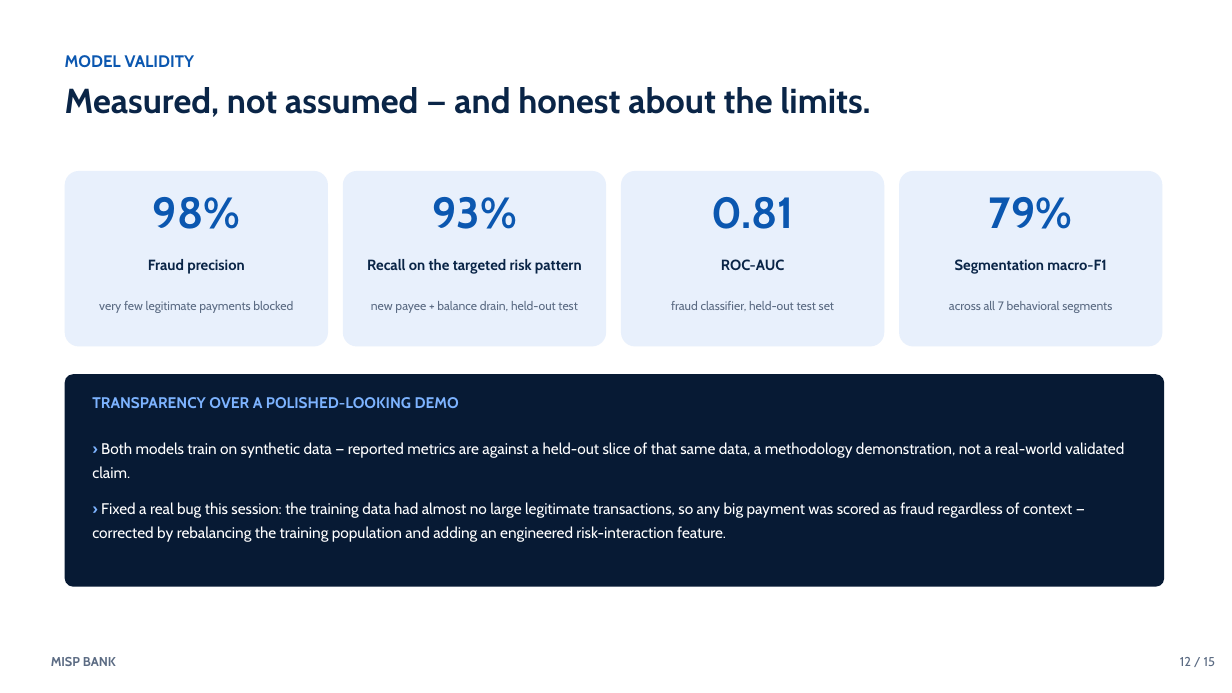
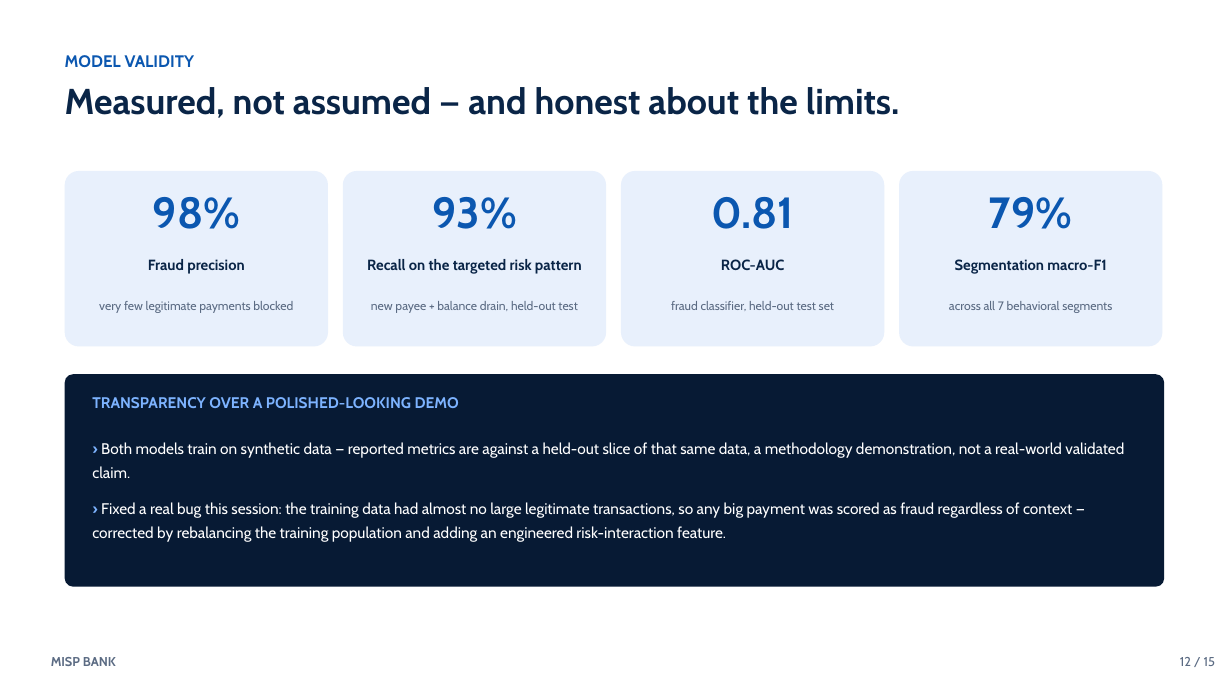
Before and after one commit to Ishaan-Kaneria/MISP_Net_Banking, a slide deck: slide 12 of docs/MISP_Bank_Pitch_Deck.pptx. Drawn at 1232x693 pixels with LibreOffice and Linux fonts; fonts in the diff are those of the drawing. Boxes give left, top, right and bottom in pixels: in the first picture for what was removed or moved away, otherwise in the second. Text is boxed around its words. In the diff, an @@ line names an element or a change of style, - is before the commit and + after.

```diff
--- a/docs/MISP_Bank_Pitch_Deck.pptx
+++ b/docs/MISP_Bank_Pitch_Deck.pptx
@@ text "Measured, not assumed — and ..." at box(65, 87, 900, 118): size 27 to 28 pt @@
```
Also in this commit, not shown: 7 other slides changed.
